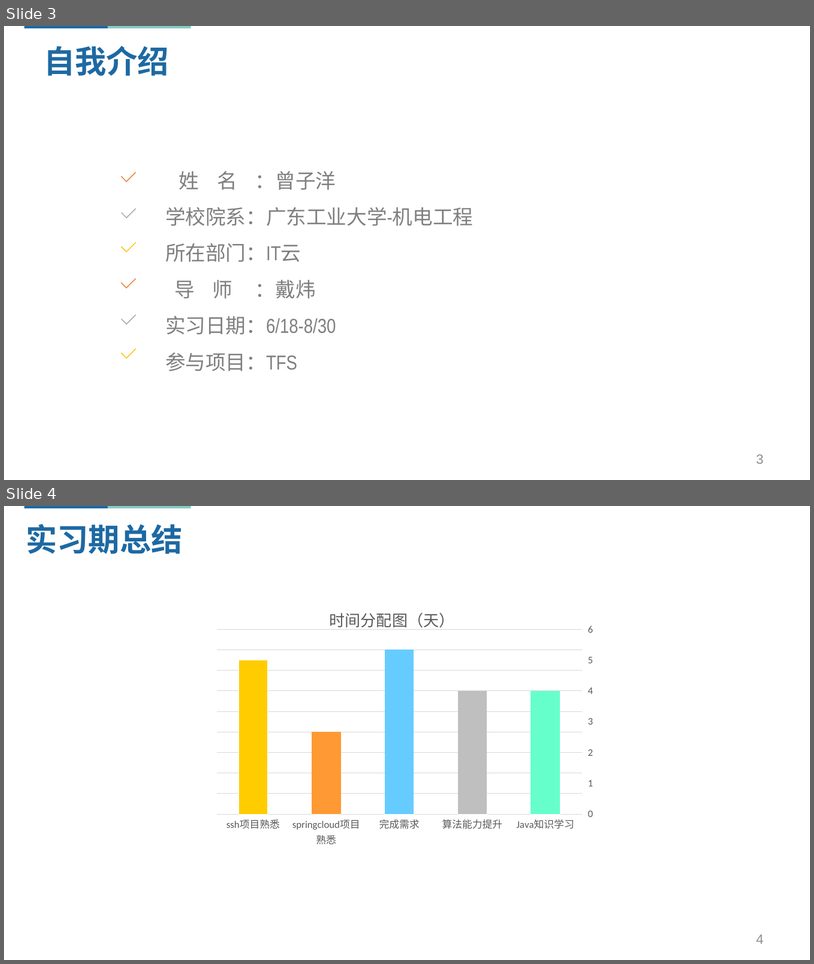
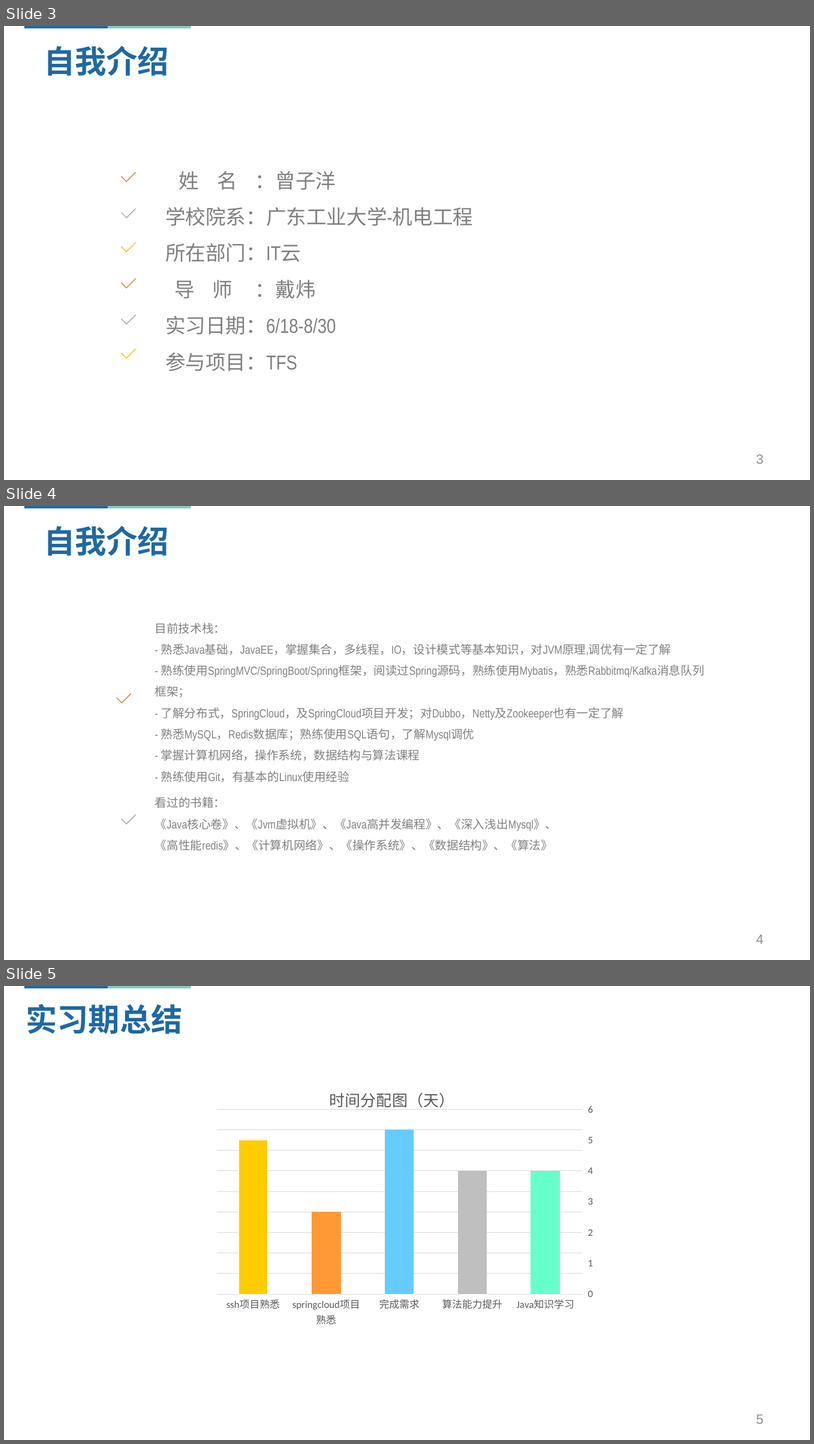
Before and after one commit to Zzy413341422/interview-review, a slide deck: 曾子洋-实习答辩.pptx. Shown one above the other, each under a label of ours: slides 3 and 4 before the commit, slides 3, 4 and 5 after it. The pictures are 814x964 and 814x1444 pixels, drawn with LibreOffice and Linux fonts; fonts in the diff are those of the drawing. Boxes give left, top, right and bottom in pixels: in the first picture for what was removed or moved away, otherwise in the second. Text is boxed around its words. In the diff, an @@ line names an element or a change of style, - is before the commit and + after.

```diff
--- a/曾子洋-实习答辩.pptx
+++ b/曾子洋-实习答辩.pptx
@@ slide 4 added at (x1=4, y1=506, x2=810, y2=960), background #FFFFFF @@
@@ rectangle added at (x1=24, y1=506, x2=108, y2=508), fill #1D69A3 @@
@@ rectangle added at (x1=107, y1=506, x2=191, y2=508), fill #84CBC3 @@
@@ text added at (x1=44, y1=526, x2=169, y2=556), 37.3 pt, text #1D69A3, bold @@
+自我介绍
@@ text added at (x1=155, y1=622, x2=704, y2=782), 14 pt, text #7F7F7F @@
+目前技术栈：
+- 熟悉Java基础，JavaEE，掌握集合，多线程，IO，设计模式等基本知识，对JVM原理,调优有一定了解
+- 熟练使用SpringMVC/SpringBoot/Spring框架，阅读过Spring源码，熟练使用Mybatis，熟悉Rabbitmq/Kafka消息队列框架；
+- 了解分布式，SpringCloud，及SpringCloud项目开发；对Dubbo，Netty及Zookeeper也有一定了解
+- 熟悉MySQL，Redis数据库；熟练使用SQL语句，了解Mysql调优
+- 掌握计算机网络，操作系统，数据结构与算法课程
+- 熟练使用Git，有基本的Linux使用经验
@@ freeform shape added at (x1=117, y1=694, x2=131, y2=703), outline #ED7D31 1 pt @@
@@ text added at (x1=155, y1=796, x2=557, y2=850), 14 pt, text #7F7F7F @@
+看过的书籍：
+《Java核心卷》、《Jvm虚拟机》、《Java高并发编程》、《深入浅出Mysql》、
+《高性能redis》、《计算机网络》、《操作系统》、《数据结构》、《算法》
@@ freeform shape added at (x1=122, y1=814, x2=135, y2=823), outline #A5A5A5 1 pt @@
@@ page number added at (x1=756, y1=934, x2=764, y2=943), 16 pt, text #8F8F8F @@
+4
@@ what was slide 4 is now slide 5 @@
@@ page number at (x1=756, y1=1414, x2=764, y2=1423): text changed @@
-4
+5
```
Also in this commit, not shown: 1 slide changed.
